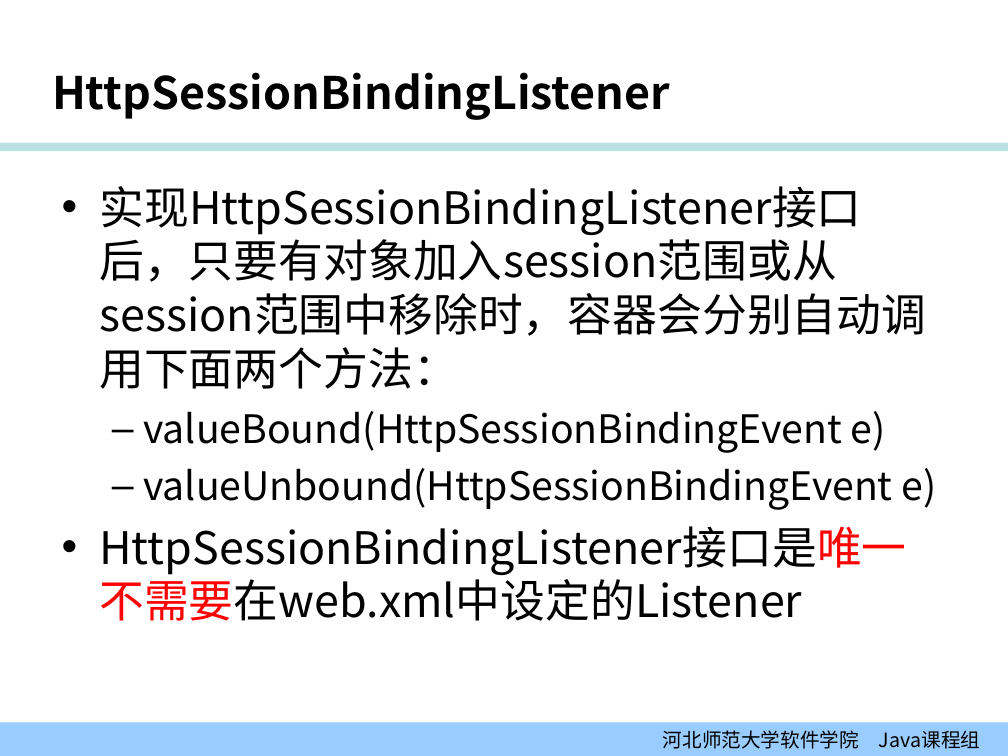
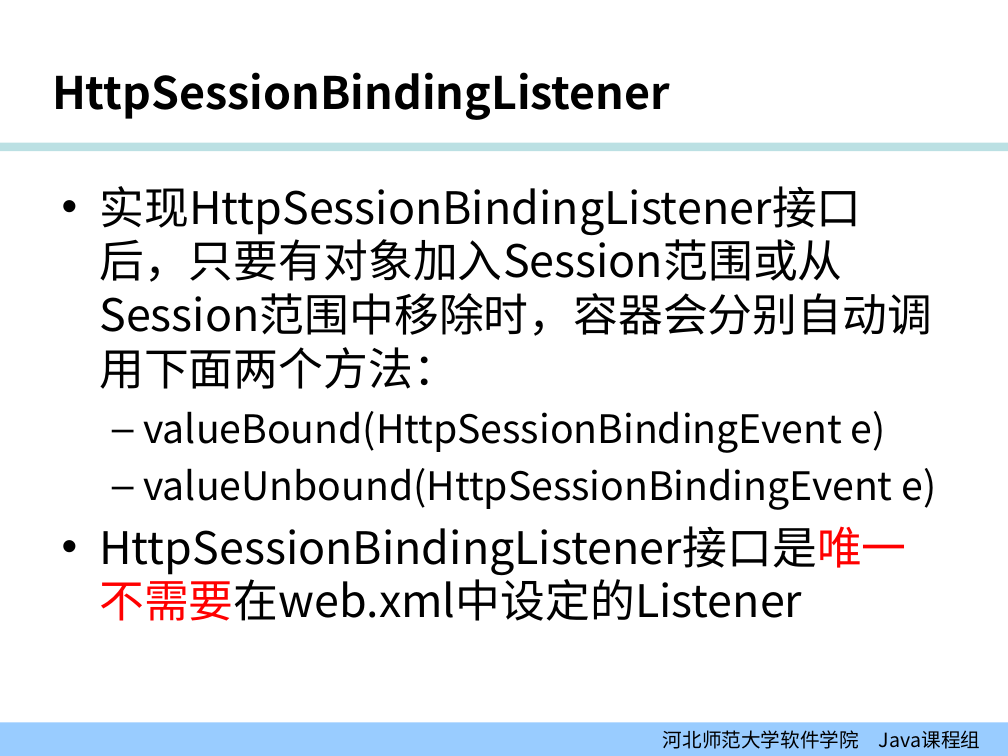
Before and after one commit to edu2act/course-JavaEE, a slide deck: slide 19 of 课程PPT/02-02_监听器.ppt. Drawn at 1008x756 pixels with LibreOffice and Linux fonts; fonts in the diff are those of the drawing; background and template pictures are left out. Boxes give left, top, right and bottom in pixels: in the first picture for what was removed or moved away, otherwise in the second. Text is boxed around its words. In the diff, an @@ line names an element or a change of style, - is before the commit and + after.

```diff
--- a/课程PPT/02-02_监听器.ppt
+++ b/课程PPT/02-02_监听器.ppt
@@ text at <box>99,186,932,389</box>: text changed @@
-• 实现HttpSessionBindingListener接口后，只要有对象加入session范围或从session范围中移除时，容器会分别自动调用下面两个方法：
+• 实现HttpSessionBindingListener接口后，只要有对象加入Session范围或从Session范围中移除时，容器会分别自动调用下面两个方法：
```
Also in this commit, not shown: 4 other slides changed, 60 other files.
